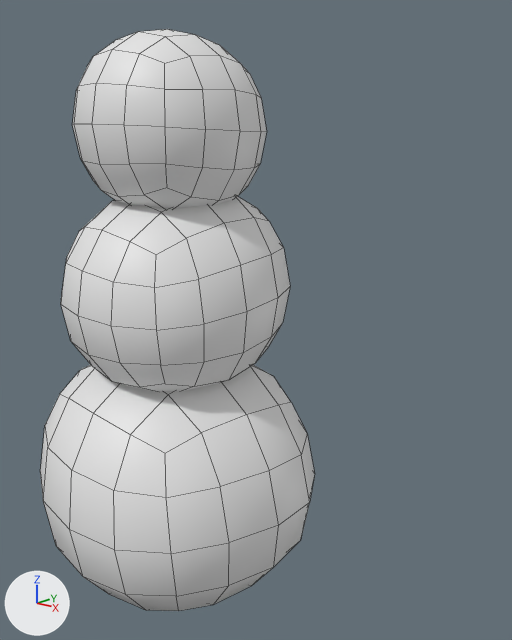
The Blender file Happy Scrap - Mel & Ali/Snowman/snowman.blend, before and after one commit.
Camera for both pictures: a camera (50 mm lens) standing at (3.05, -2.74, 2.73) and looking at (0.54, 0.12, 1.69). Arrows for +X, +Y and +Z are at lower left; the lights stay in place. Mesh edges are drawn as thin lines.
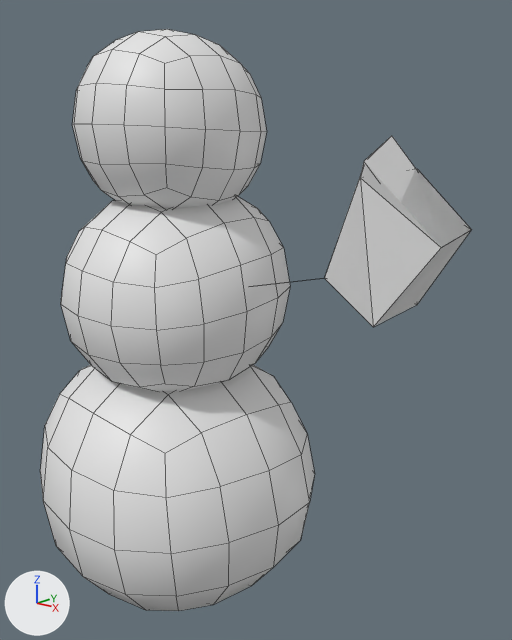
Commit message: add in snowman arms

Changed parts and their boxes (x1, y1, x2, y2) in the pictures (512 x 640 px):
'Cube.001', added
    after: (325, 136, 471, 327)

The change, as a list of edits to the scene's bpy script:
```text
Add me_cube_005:
    me_cube_005.from_pydata([(0.57, -0.001, 1.904), (1.396, 0.137, 2.407), (1.368, 0.124, 2.194), (1.03, 0.068, 2.006), (0.57, -0.001, 1.904), (1.54, 0.154, 2.339), (1.443, 0.145, 2.441), (1.542, 0.144, 2.083)], [(2, 1), (3, 2), (4, 3), (0, 4), (2, 5), (1, 6), (2, 7)], [])
Add ob_cube_001:
    ob_cube_001 = bpy.data.objects.new('Cube.001', me_cube_005)
    ob_cube_001.location = (0.0, 0.0, 0.0)
    _m = ob_cube_001.modifiers.new('Skin', 'SKIN')
    _m.use_y_symmetry = True
    _m.use_z_symmetry = True
    _m = ob_cube_001.modifiers.new('Skin.001', 'SKIN')
    _m.use_y_symmetry = True
    _m.use_z_symmetry = True
```
